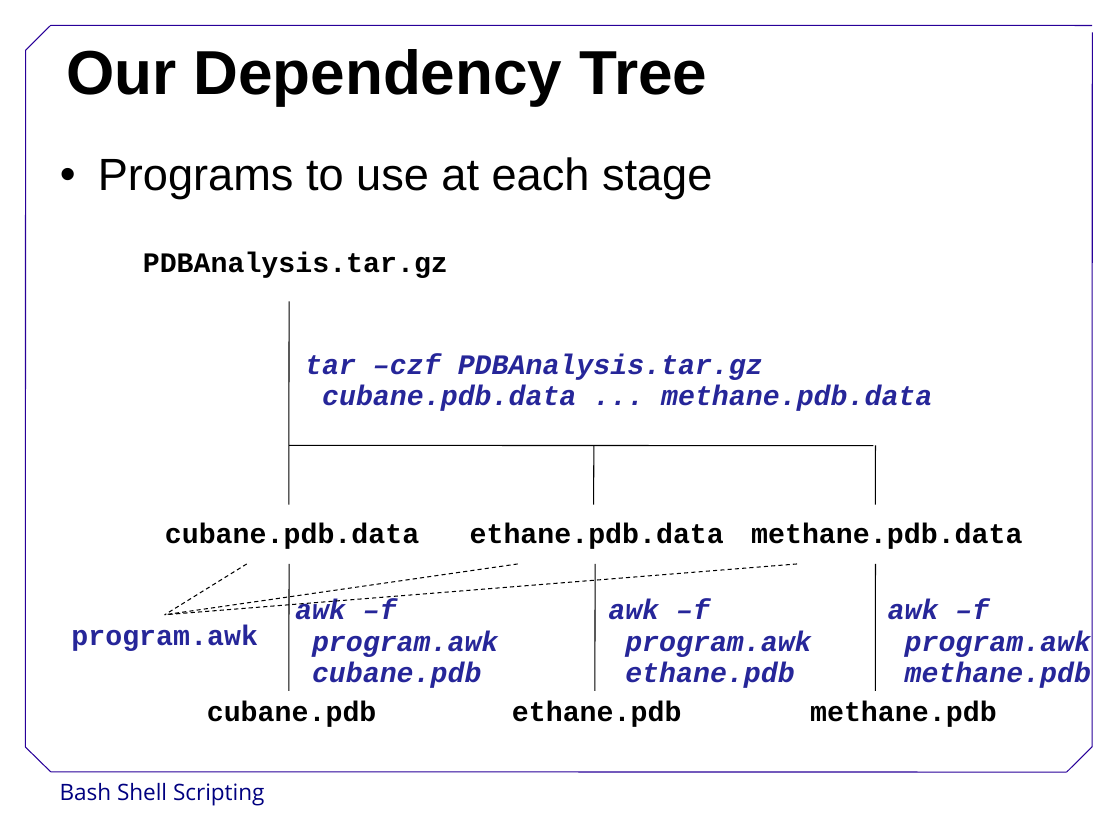
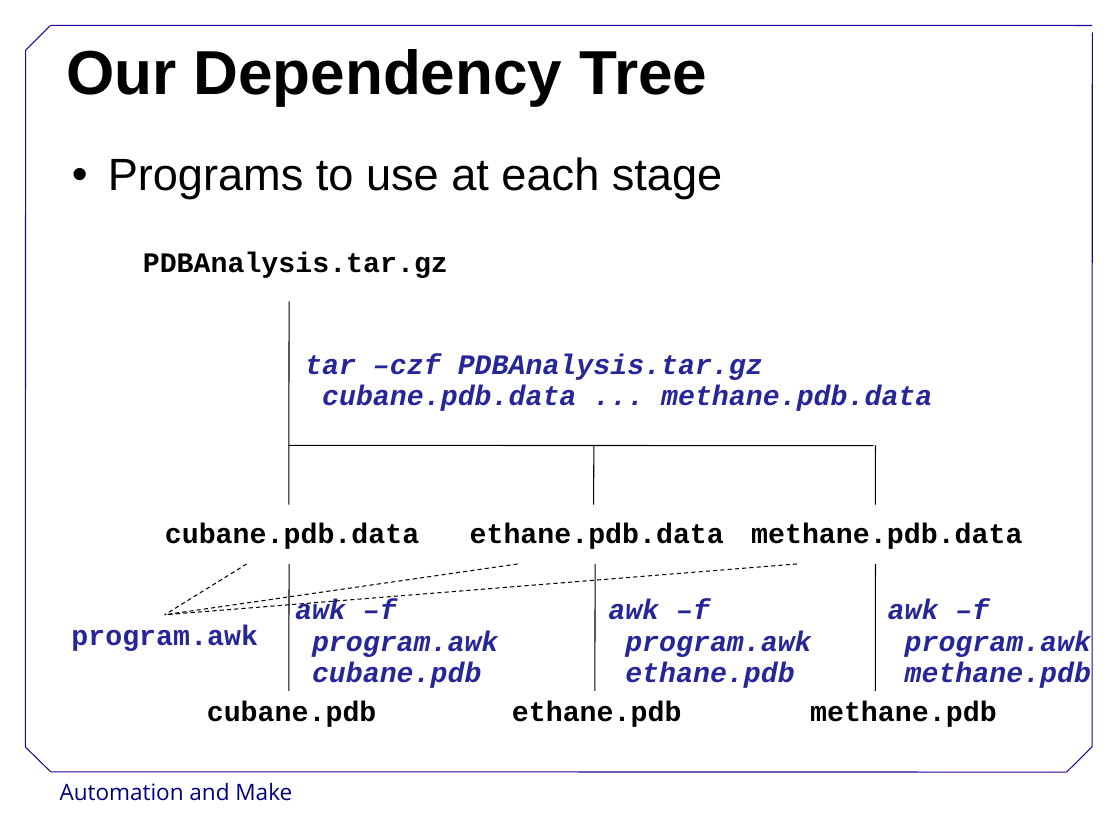
Before and after one commit to swcarpentry/DEPRECATED-boot-camps, a slide deck: slide 7 of AutomationMake.ppt (slide 6 before the commit). Drawn at 1120x840 pixels with LibreOffice and Linux fonts; fonts in the diff are those of the drawing; background and template pictures are left out. Boxes give left, top, right and bottom in pixels: in the first picture for what was removed or moved away, otherwise in the second. Text is boxed around its words. In the diff, an @@ line names an element or a change of style, - is before the commit and + after.

```diff
--- a/AutomationMake.ppt
+++ b/AutomationMake.ppt
@@ text "Programs to use at each ..." at box(108, 157, 722, 198): indent changed @@
@@ text at box(60, 783, 292, 801): text changed @@
-Bash Shell Scripting
+Automation and Make
```
Also in this commit, not shown: 13 other slides changed, 1 slide added, 1 slide removed, 6 other files.
